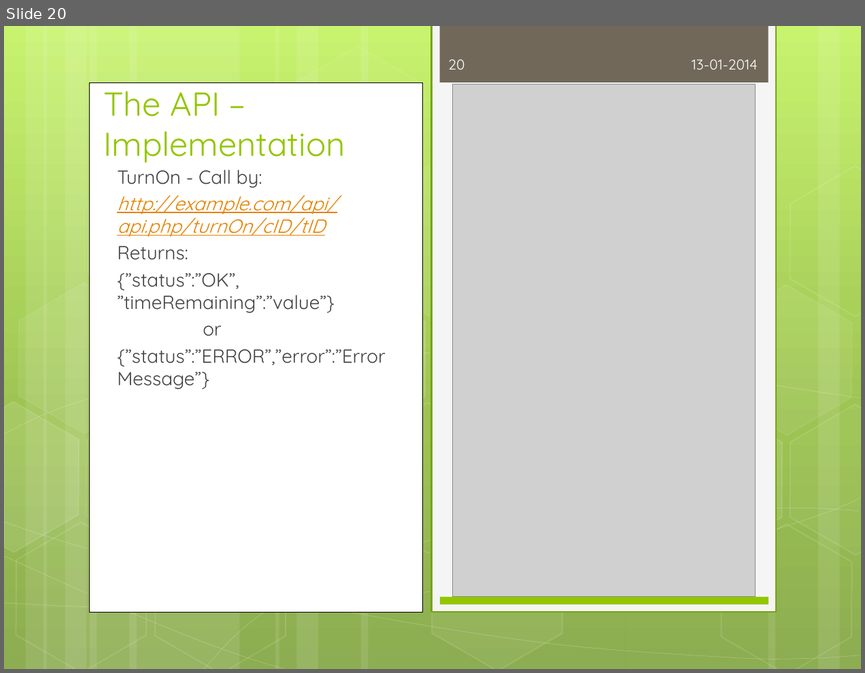
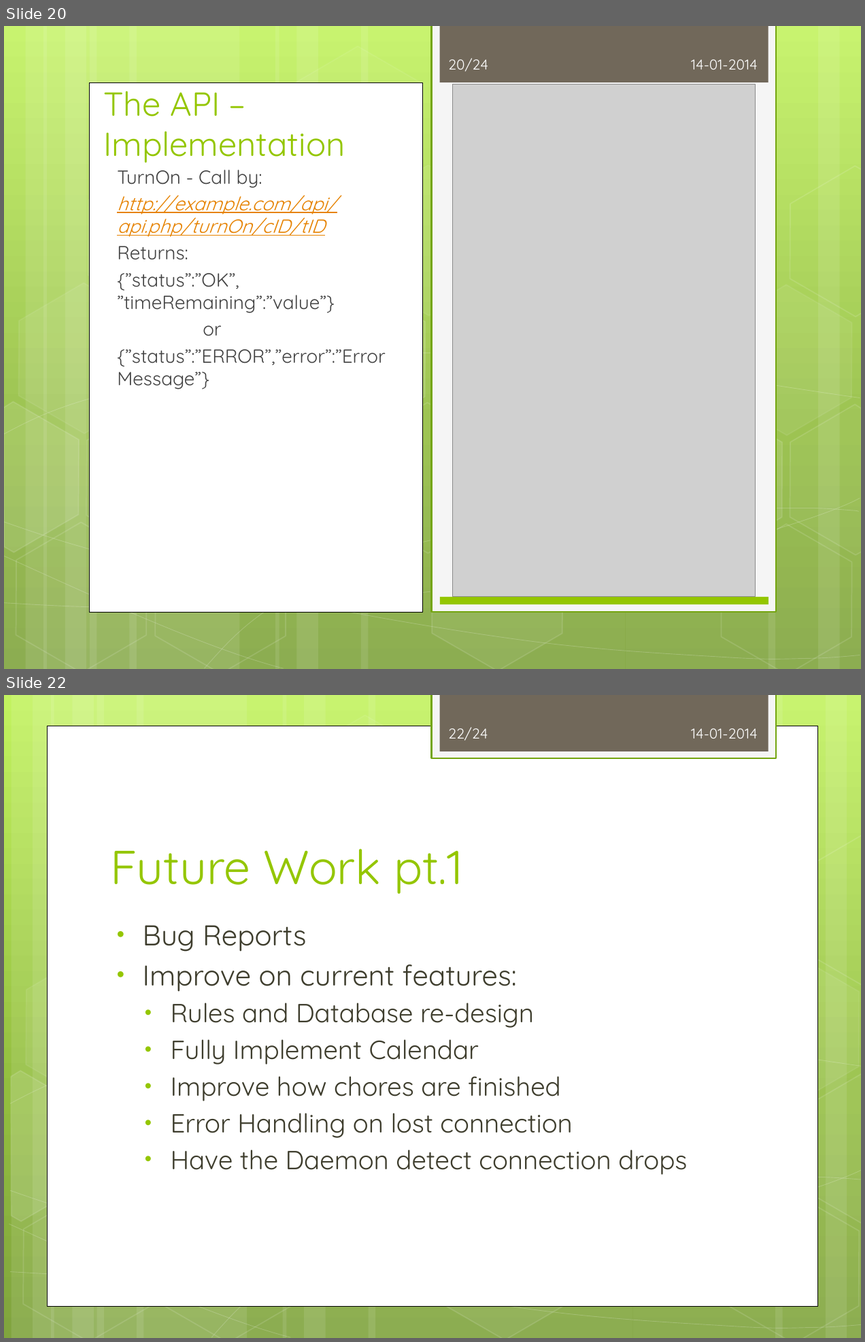
Before and after one commit to Zucka/MOM, a slide deck: other/All Slides.pptx. Shown one above the other, each under a label of ours: slide 20 before the commit, slides 20 and 22 after it; the slides between them are not shown. The pictures are 865x673 and 865x1342 pixels, drawn with LibreOffice and Linux fonts; fonts in the diff are those of the drawing; grey boxes stand for pictures. Boxes give left, top, right and bottom in pixels: in the first picture for what was removed or moved away, otherwise in the second. Text is boxed around its words. In the diff, an @@ line names an element or a change of style, - is before the commit and + after.

```diff
--- a/other/All Slides.pptx
+++ b/other/All Slides.pptx
@@ slide 22 added at (4, 695, 861, 1338), background gradient #C3F35F to #93BF3F to #81A53E; not listed: 1 template element that a slide beside it also shows @@
@@ rectangle added at (432, 695, 776, 758), fill #F5F5F5, outline #74A510 1.25 pt @@
@@ rectangle added at (47, 726, 818, 1305), fill #FFFFFF, outline #000000 0.5 pt @@
@@ page number added at (448, 727, 487, 741), 12 pt, text #FEFEFE @@
+22/24
@@ text added at (691, 728, 757, 739), 12 pt, text #FEFEFE @@
+14-01-2014
@@ group added at (4, 695, 861, 1338): 12 rectangles, 8 freeform shapes, 8 hexagons @@
@@ title added at (110, 849, 463, 894), 40 pt, text #94C600 @@
+Future Work pt.1
@@ text added at (143, 925, 687, 1174), 22 pt, text #3E3D2D @@
+• Bug Reports
+• Improve on current features:
+  • Rules and Database re-design
+  • Fully Implement Calendar
+  • Improve how chores are finished
+  • Error Handling on lost connection
+  • Have the Daemon detect connection drops
@@ slide 20 changed as well @@
@@ page number at (448, 58, 488, 72): text changed @@
-20
+20/24
@@ text at (691, 59, 757, 70): text changed @@
-13-01-2014
+14-01-2014
```
Also in this commit, not shown: 21 other slides changed, 1 other slide added.
